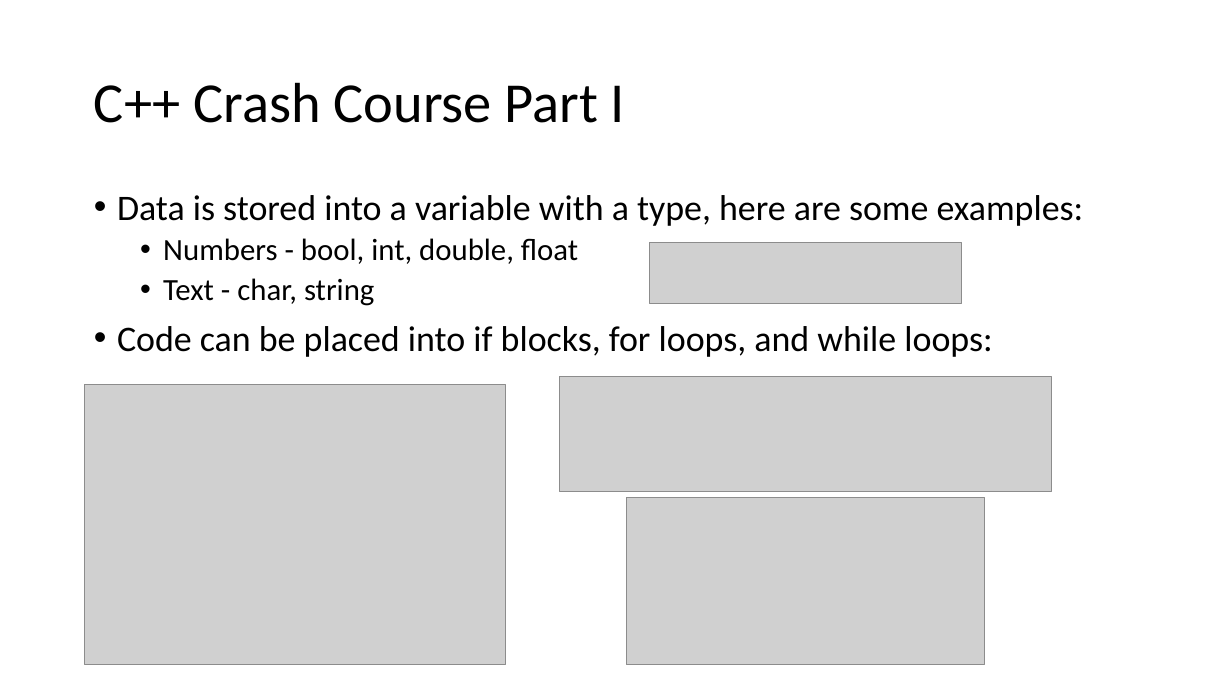
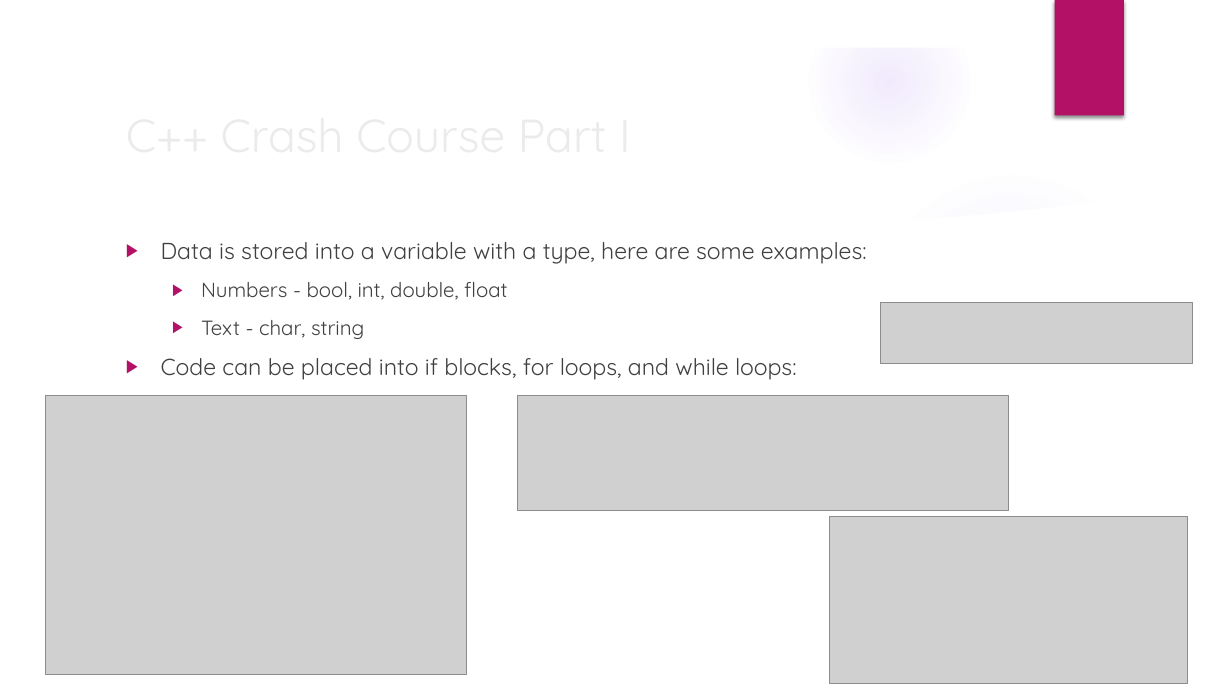
Before and after one commit to sgowen/IntroToCPlusPlusGameDev, a slide deck: slide 4 of IntroToCPlusPlusGameDev.pptx. Drawn at 1232x693 pixels with LibreOffice and Linux fonts; fonts in the diff are those of the drawing; grey boxes stand for pictures; background and template pictures are left out. Boxes give left, top, right and bottom in pixels: in the first picture for what was removed or moved away, otherwise in the second. Text is boxed around its words. In the diff, an @@ line names an element or a change of style, - is before the commit and + after.

```diff
--- a/IntroToCPlusPlusGameDev.pptx
+++ b/IntroToCPlusPlusGameDev.pptx
@@ group added at (0, 0, 1232, 693): 5 ellipses, 3 freeform shapes @@
@@ rectangle added at (1055, 0, 1124, 116), fill #B31166 @@
@@ title "C++ Crash Course Part I": place and size @@
-title "C++ Crash Course Part I" at (94, 82, 625, 123)
+title "C++ Crash Course Part I" at (116, 98, 1002, 169)
@@ title "C++ Crash Course Part I" at (116, 98, 1002, 169): size 44 to 36 pt, font Calibri to Quicksand, text colour #000000 to #EBEBEB; line spacing 0.9 to 1 @@
@@ text "Data is stored into a ...": place and size @@
-text "Data is stored into a ..." at (117, 195, 1084, 357)
+text "Data is stored into a ..." at (161, 242, 867, 380)
@@ text "Data is stored into a ..." at (161, 242, 867, 380): size 28 to 18 pt in "Data is stored into a variable with ...", "Code can be placed into if blocks, ..."; font Calibri to Quicksand, text colour #000000 to #404040; size 24 to 16 pt in "Numbers - bool, int, double, float", "Text - char, string"; bullet • to ▶; line spacing 0.9 to 1; more space between paragraphs @@
@@ picture: place and size @@
-picture at (650, 242, 962, 304)
+picture at (881, 302, 1193, 364)
@@ picture: place and size @@
-picture at (85, 385, 506, 665)
+picture at (46, 396, 468, 676)
@@ picture: place and size @@
-picture at (560, 376, 1052, 492)
+picture at (518, 396, 1009, 511)
@@ picture: place and size @@
-picture at (627, 498, 985, 665)
+picture at (830, 517, 1189, 684)
```
Also in this commit, not shown: 7 other slides changed, 2 slides added.
